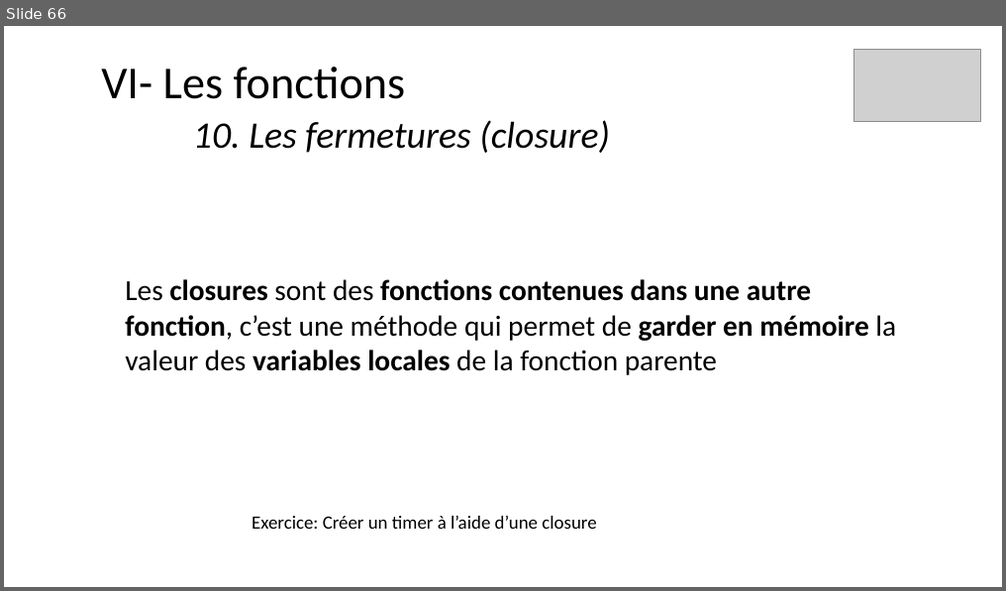
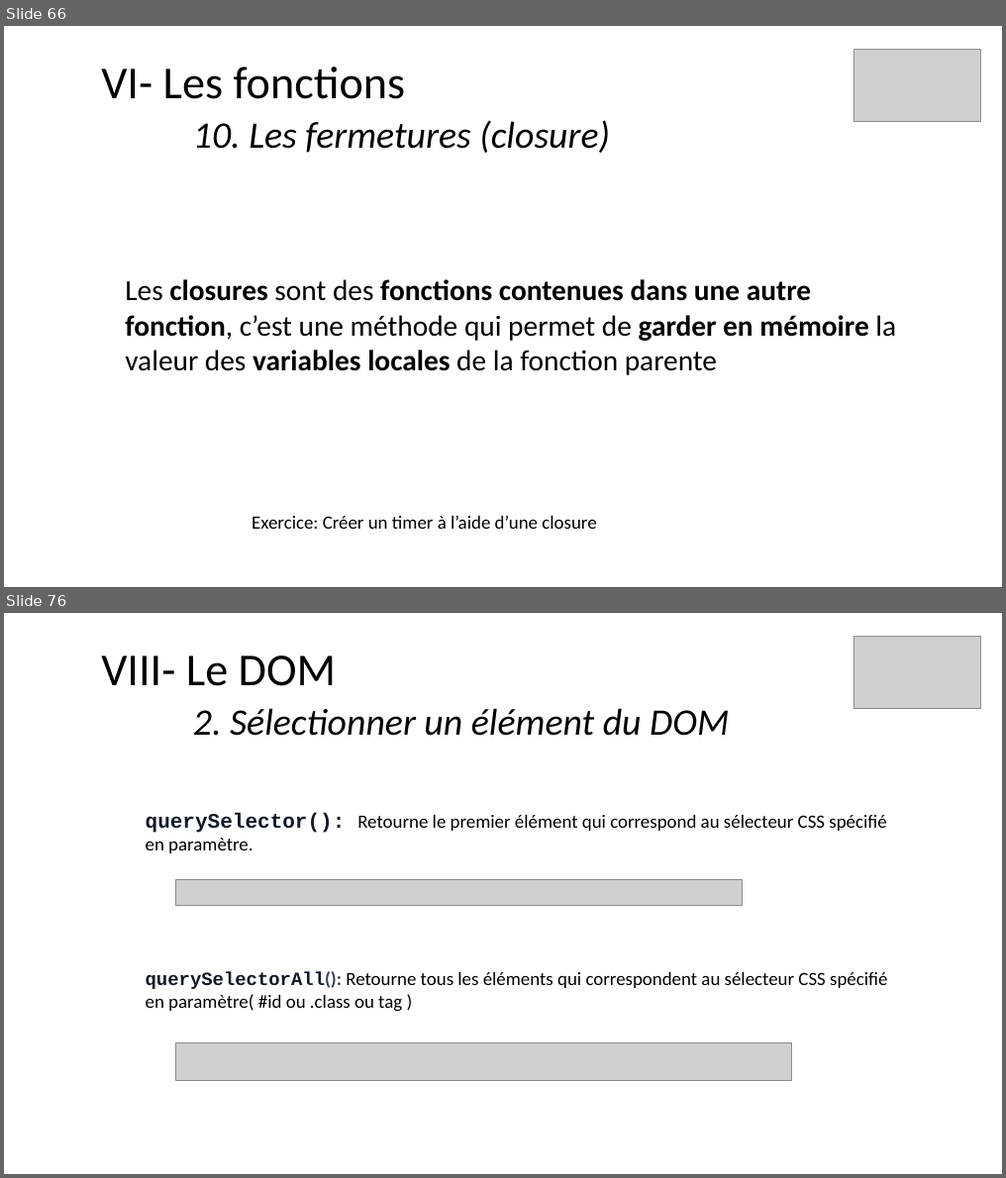
Before and after one commit to ArMb57/JavaScript, a slide deck: cours.pptx. Shown one above the other, each under a label of ours: slide 66 before the commit, slides 66 and 76 after it; the slides between them are not shown. The pictures are 1006x591 and 1006x1178 pixels, drawn with LibreOffice and Linux fonts; fonts in the diff are those of the drawing; grey boxes stand for pictures. Boxes give left, top, right and bottom in pixels: in the first picture for what was removed or moved away, otherwise in the second. Text is boxed around its words. In the diff, an @@ line names an element or a change of style, - is before the commit and + after.

```diff
--- a/cours.pptx
+++ b/cours.pptx
@@ slide 76 added at <box>4,613,1002,1174</box>, background #FFFFFF @@
@@ picture added at <box>853,636,981,708</box> @@
@@ title added at <box>101,656,729,736</box>, 36 pt, text #000000, italic @@
+VIII- Le DOM
+2. Sélectionner un élément du DOM
@@ text added at <box>146,813,887,1012</box>, 18 pt, text #000000 @@
+querySelector(): Retourne le premier élément qui correspond au sélecteur CSS spécifié en paramètre.
+querySelectorAll(): Retourne tous les éléments qui correspondent au sélecteur CSS spécifié en paramètre( #id ou .class ou tag )
@@ picture added at <box>176,880,743,906</box> @@
@@ picture added at <box>176,1044,792,1081</box> @@
```
Also in this commit, not shown: 19 other slides added, 4 other files.
